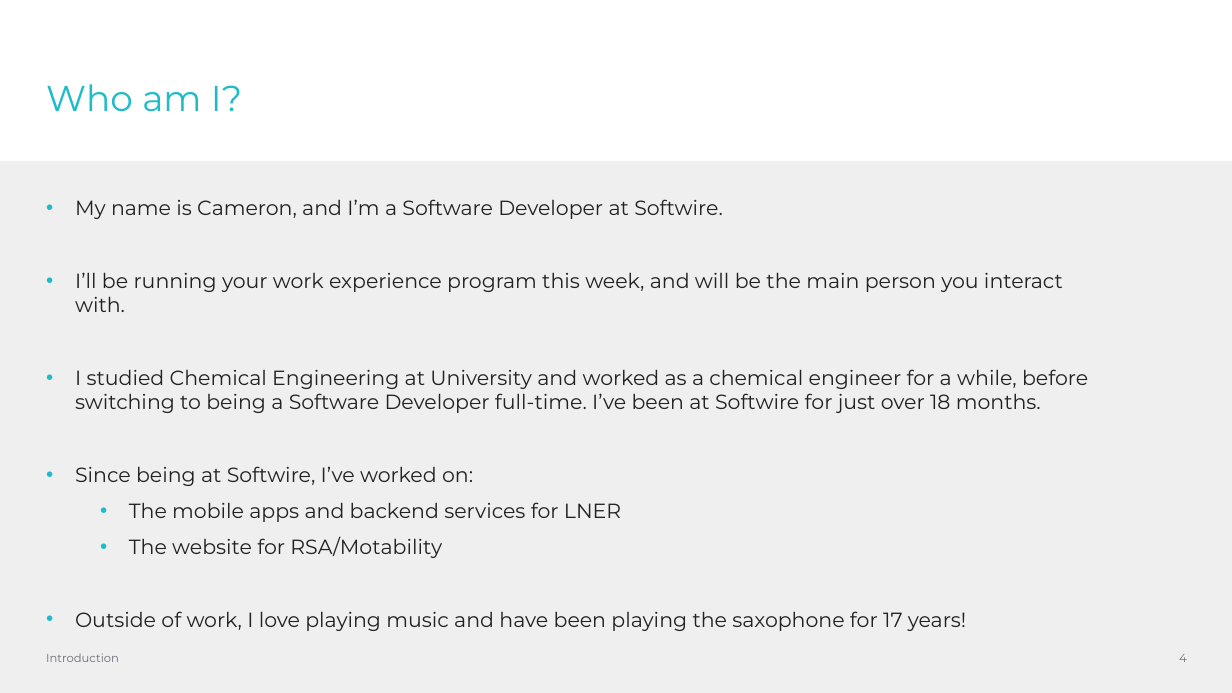
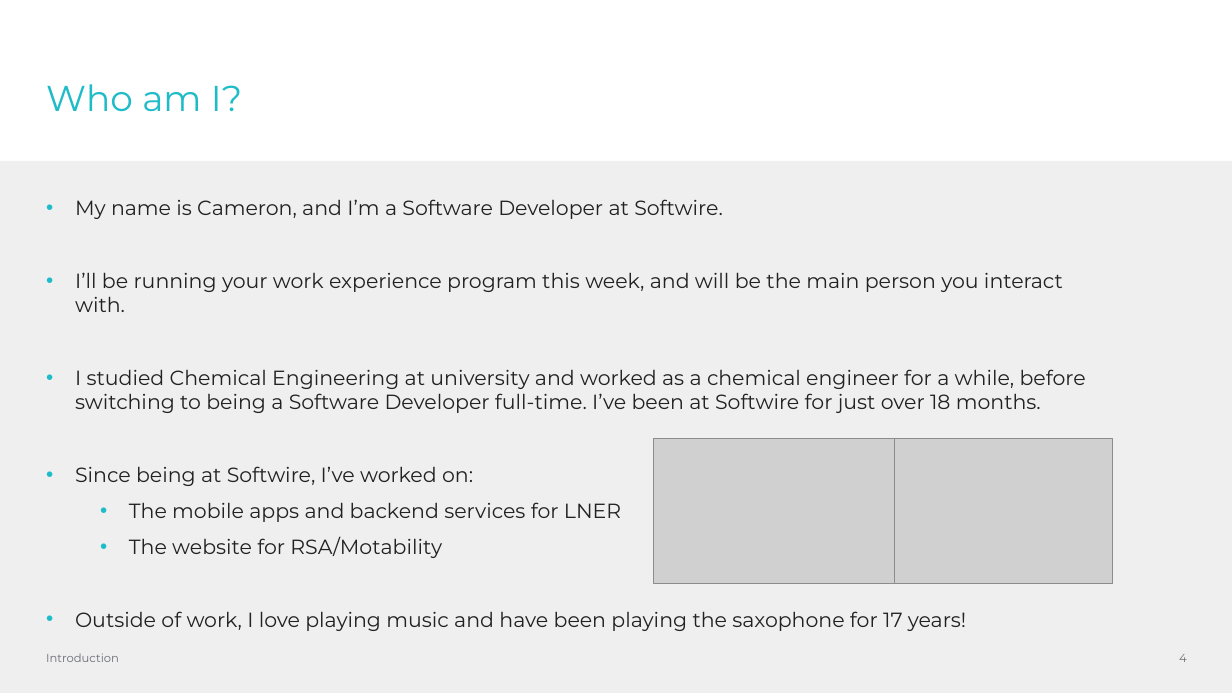
Before and after one commit to CarlyG55/Tetris-WorkExperience2022, a slide deck: slide 4 of presentations/intro.pptx. Drawn at 1232x693 pixels with LibreOffice and Linux fonts; fonts in the diff are those of the drawing; grey boxes stand for pictures; background and template pictures are left out. Boxes give left, top, right and bottom in pixels: in the first picture for what was removed or moved away, otherwise in the second. Text is boxed around its words. In the diff, an @@ line names an element or a change of style, - is before the commit and + after.

Commit message:
update presentations

```diff
--- a/presentations/intro.pptx
+++ b/presentations/intro.pptx
@@ text at (x1=75, y1=369, x2=1086, y2=413): text changed @@
-• I studied Chemical Engineering at University and worked as a chemical engineer for a while, before switching to being a Software Developer full-time. I’ve been at Softwire for just over 18 months.
+• I studied Chemical Engineering at university and worked as a chemical engineer for a while, before switching to being a Software Developer full-time. I’ve been at Softwire for just over 18 months.
@@ picture added at (x1=653, y1=438, x2=895, y2=583) @@
@@ picture added at (x1=895, y1=438, x2=1113, y2=583) @@
```
Also in this commit, not shown: 7 other slides changed, 1 slide added, 2 other files.
